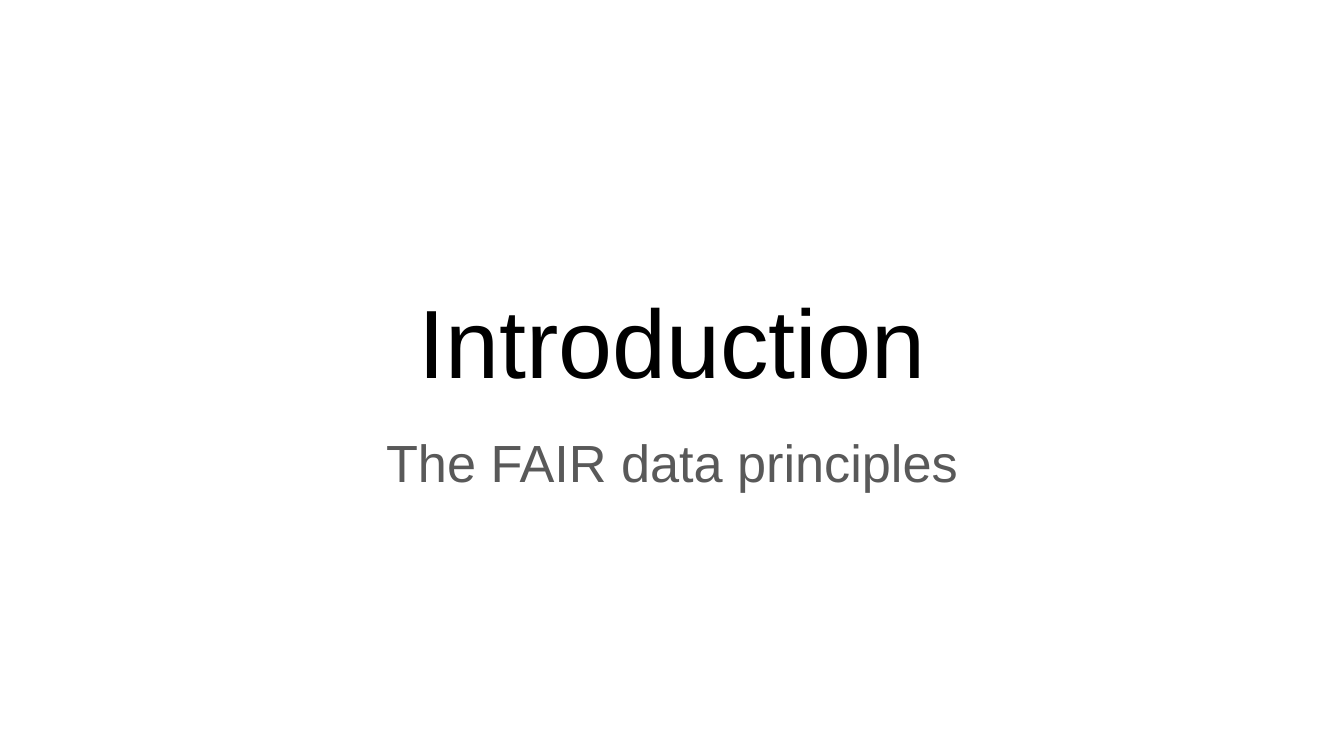
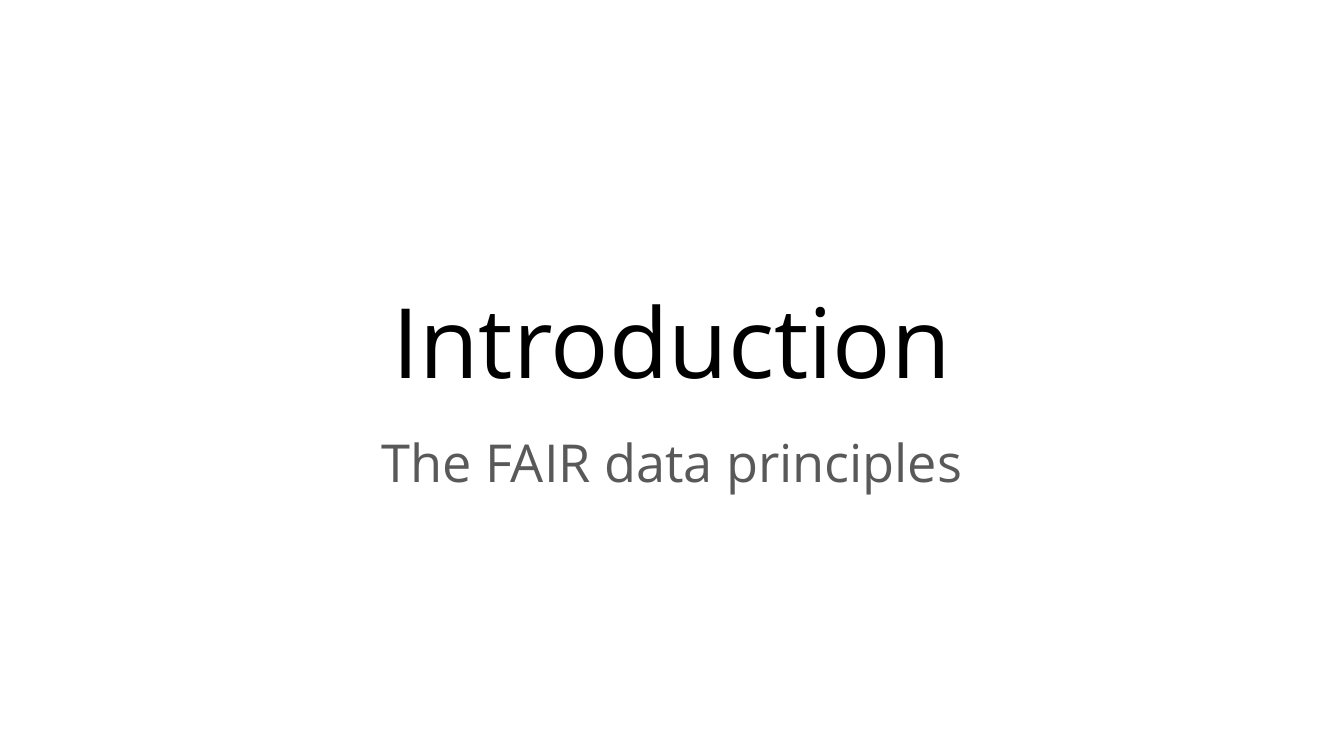
Before and after one commit to ELIXIR-Norway-Training/DMP-writing-workshop, a slide deck: slide 27 of 02_Requirements.odp. Drawn at 1344x756 pixels with LibreOffice and Linux fonts; fonts in the diff are those of the drawing. Boxes give left, top, right and bottom in pixels: in the first picture for what was removed or moved away, otherwise in the second. Text is boxed around its words. In the diff, an @@ line names an element or a change of style, - is before the commit and + after.

```diff
--- a/02_Requirements.odp
+++ b/02_Requirements.odp
@@ text "Introduction" at <box>392,304,951,379</box>: font Arial to Open Sans @@
@@ text "The FAIR data principles" at <box>381,442,962,495</box>: font Arial to Open Sans @@
```
Also in this commit, not shown: 8 other slides changed, 5 other files.
